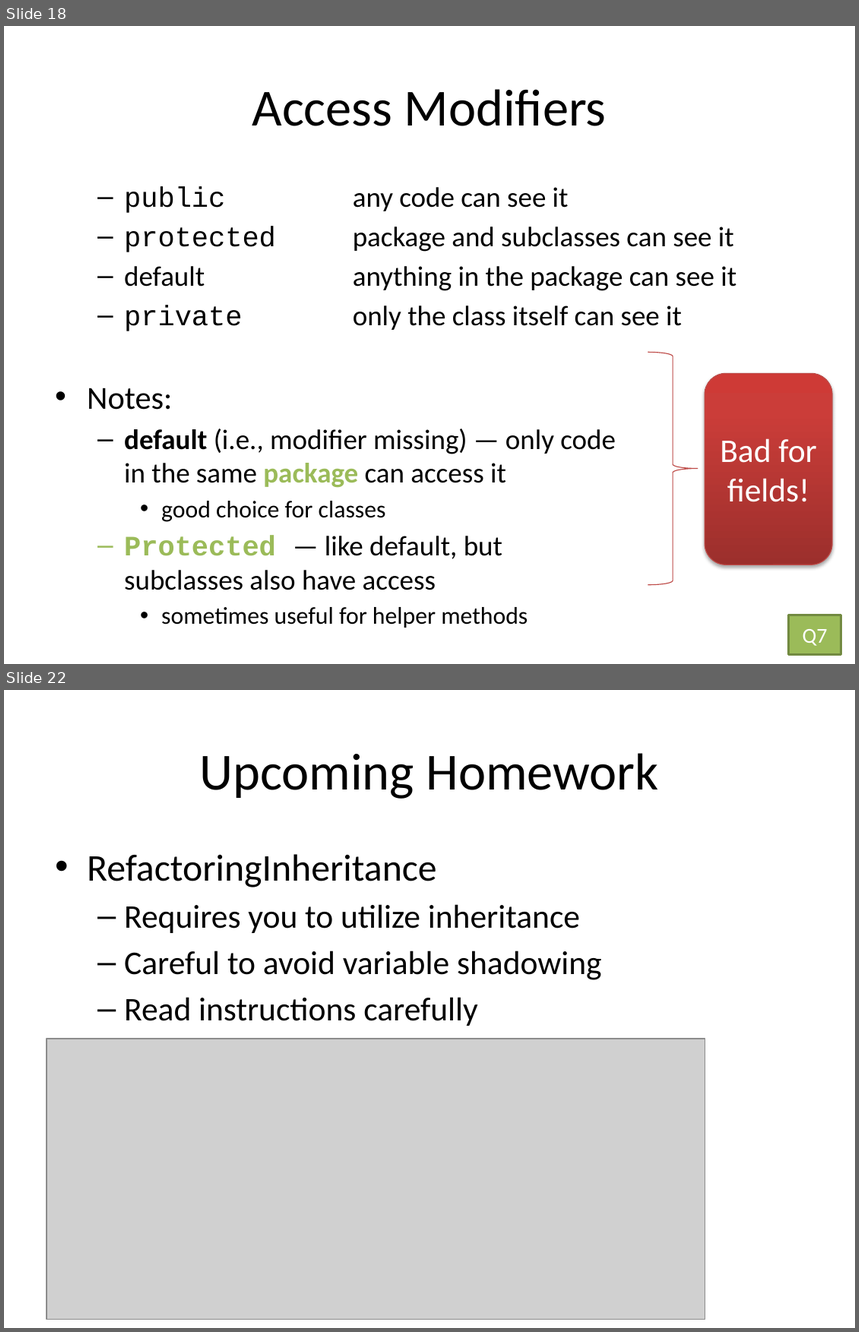
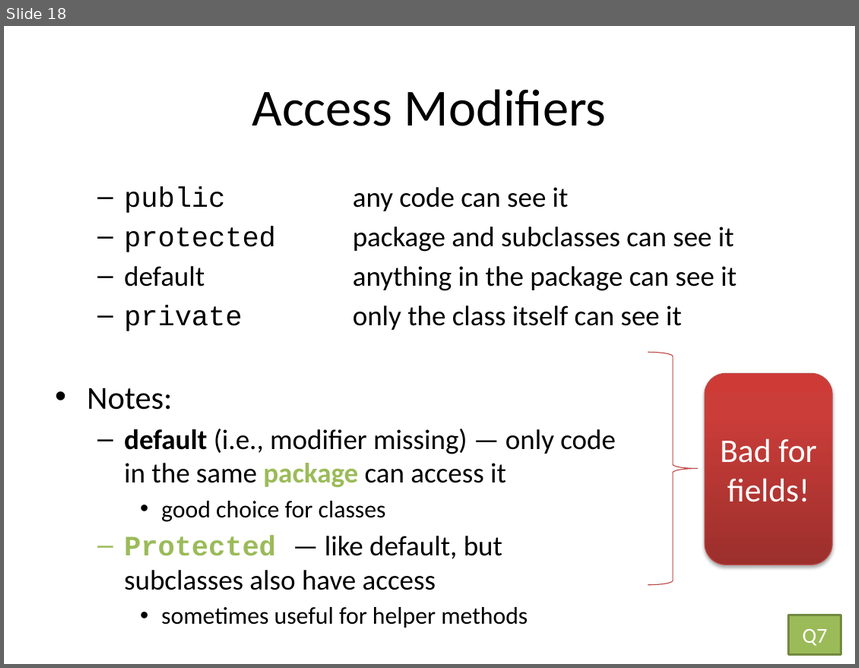
Before and after one commit to rhit-pagvams/csse220, a slide deck: ClassMaterials/ReusableCode/Slides/Part4-Inheritance.pptx. Shown one above the other, each under a label of ours: slides 18 and 22 before the commit, slide 18 after it; the slides between them are not shown. The pictures are 859x1332 and 859x668 pixels, drawn with LibreOffice and Linux fonts; fonts in the diff are those of the drawing; grey boxes stand for pictures. Boxes give left, top, right and bottom in pixels: in the first picture for what was removed or moved away, otherwise in the second. Text is boxed around its words. In the diff, an @@ line names an element or a change of style, - is before the commit and + after.

```diff
--- a/ClassMaterials/ReusableCode/Slides/Part4-Inheritance.pptx
+++ b/ClassMaterials/ReusableCode/Slides/Part4-Inheritance.pptx
@@ slide 22 removed at bbox=[4, 690, 855, 1328], background #FFFFFF @@
@@ title removed at bbox=[199, 753, 658, 799] @@
-Upcoming Homework
@@ text removed at bbox=[87, 854, 602, 1026] @@
-• RefactoringInheritance
-  – Requires you to utilize inheritance
-  – Careful to avoid variable shadowing
-  – Read instructions carefully
@@ picture removed at bbox=[47, 1039, 705, 1320] @@
```
Also in this commit, not shown: 5 other slides removed, 7 other files.
